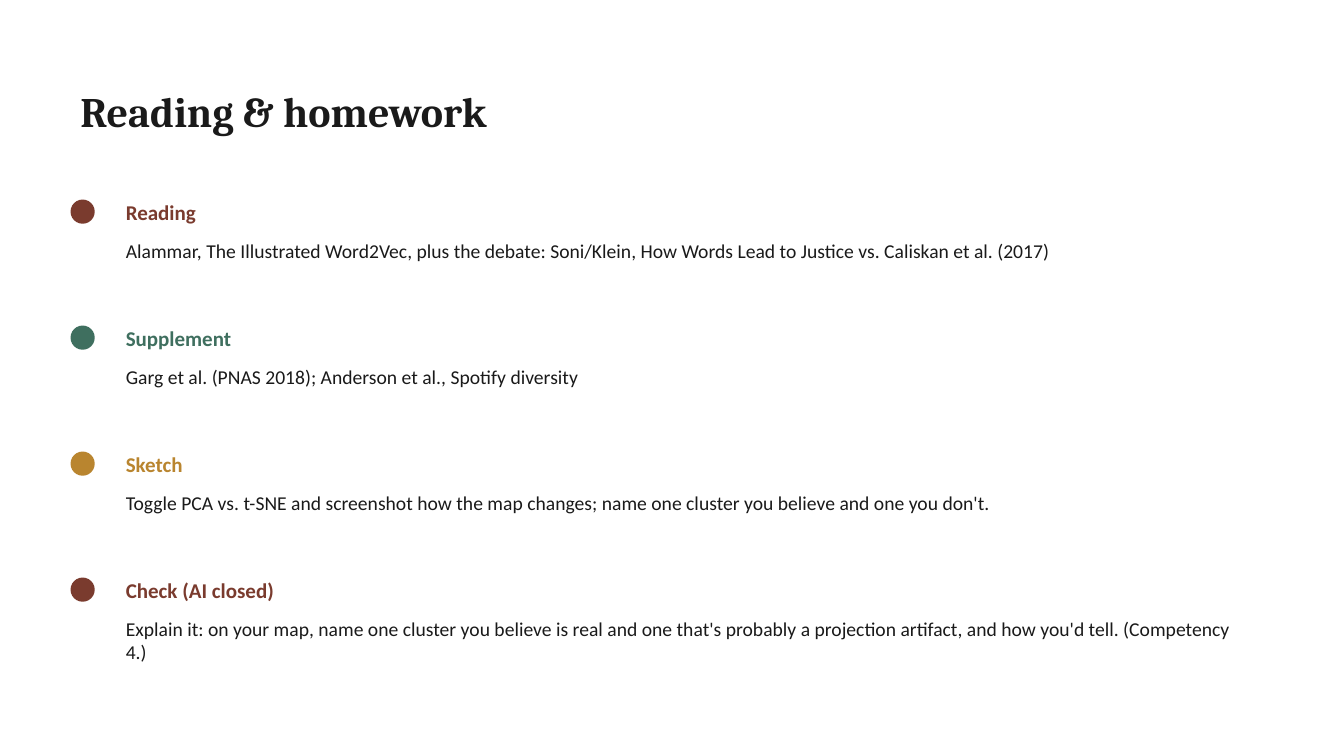
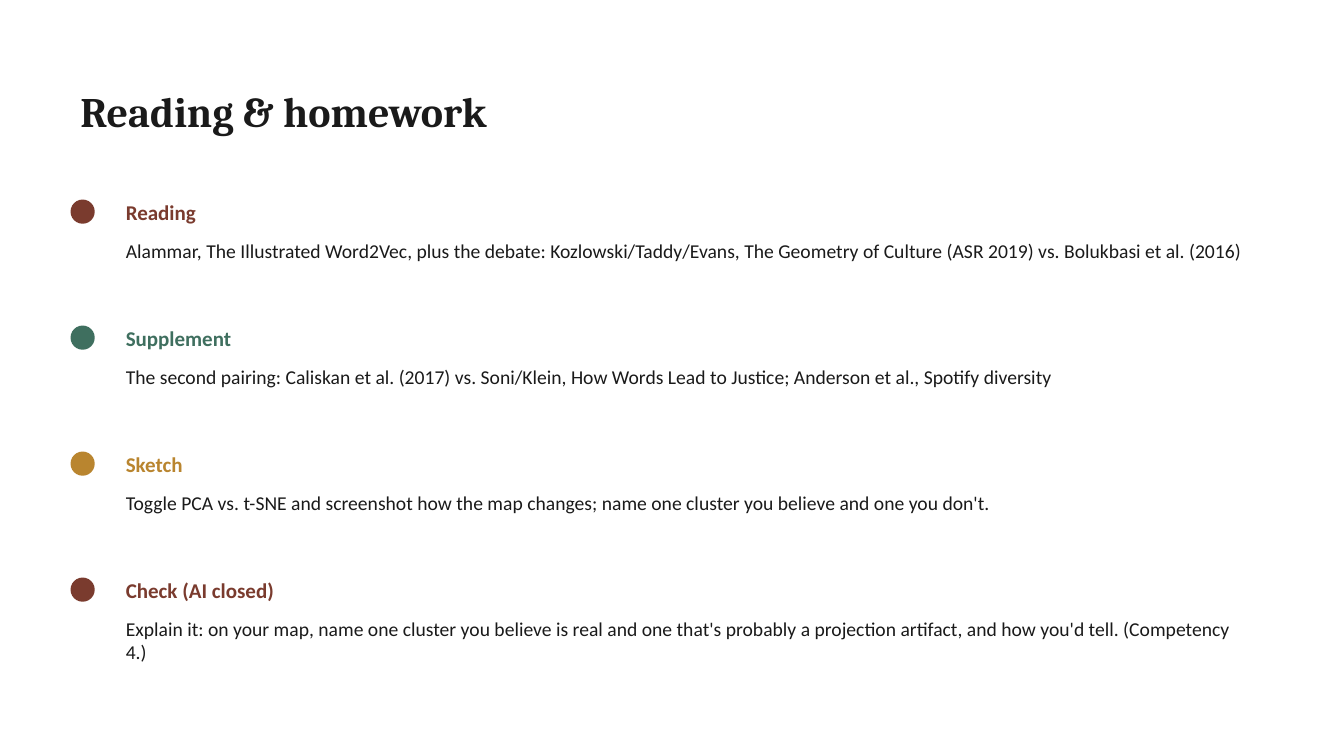
Before and after one commit to lucianli123/culture-as-data-2026, a slide deck: slide 6 of slides/pptx/week-05.pptx. Drawn at 1344x756 pixels with LibreOffice and Linux fonts; fonts in the diff are those of the drawing. Boxes give left, top, right and bottom in pixels: in the first picture for what was removed or moved away, otherwise in the second. Text is boxed around its words. In the diff, an @@ line names an element or a change of style, - is before the commit and + after.

```diff
--- a/slides/pptx/week-05.pptx
+++ b/slides/pptx/week-05.pptx
@@ text at (x1=126, y1=244, x2=1241, y2=261): text changed @@
-Alammar, The Illustrated Word2Vec, plus the debate: Soni/Klein, How Words Lead to Justice vs. Caliskan et al. (2017)
+Alammar, The Illustrated Word2Vec, plus the debate: Kozlowski/Taddy/Evans, The Geometry of Culture (ASR 2019) vs. Bolukbasi et al. (2016)
@@ text at (x1=126, y1=370, x2=1051, y2=388): text changed @@
-Garg et al. (PNAS 2018); Anderson et al., Spotify diversity
+The second pairing: Caliskan et al. (2017) vs. Soni/Klein, How Words Lead to Justice; Anderson et al., Spotify diversity
```
Also in this commit, not shown: 4 other slides changed, 50 other files.
